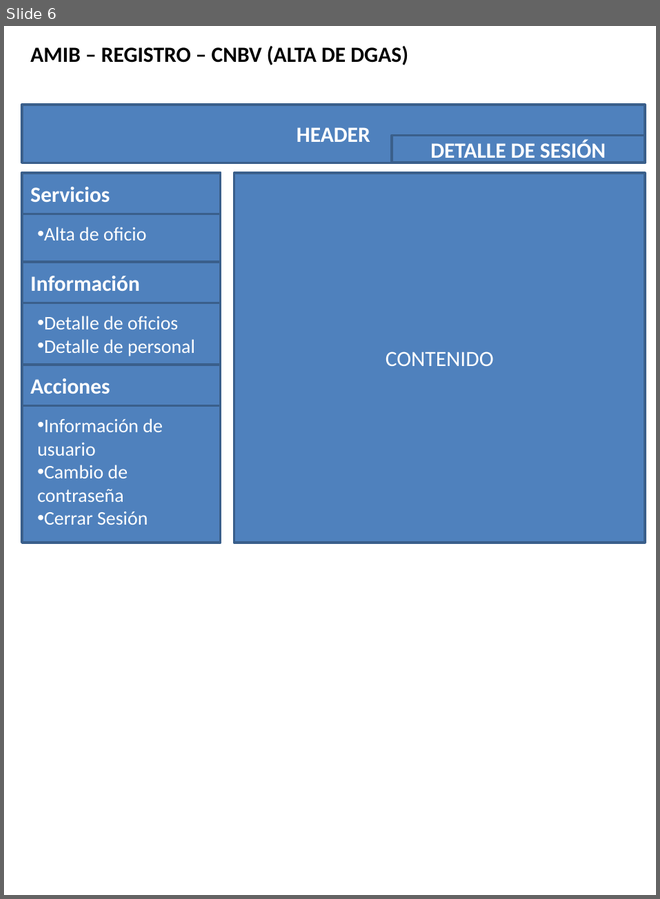
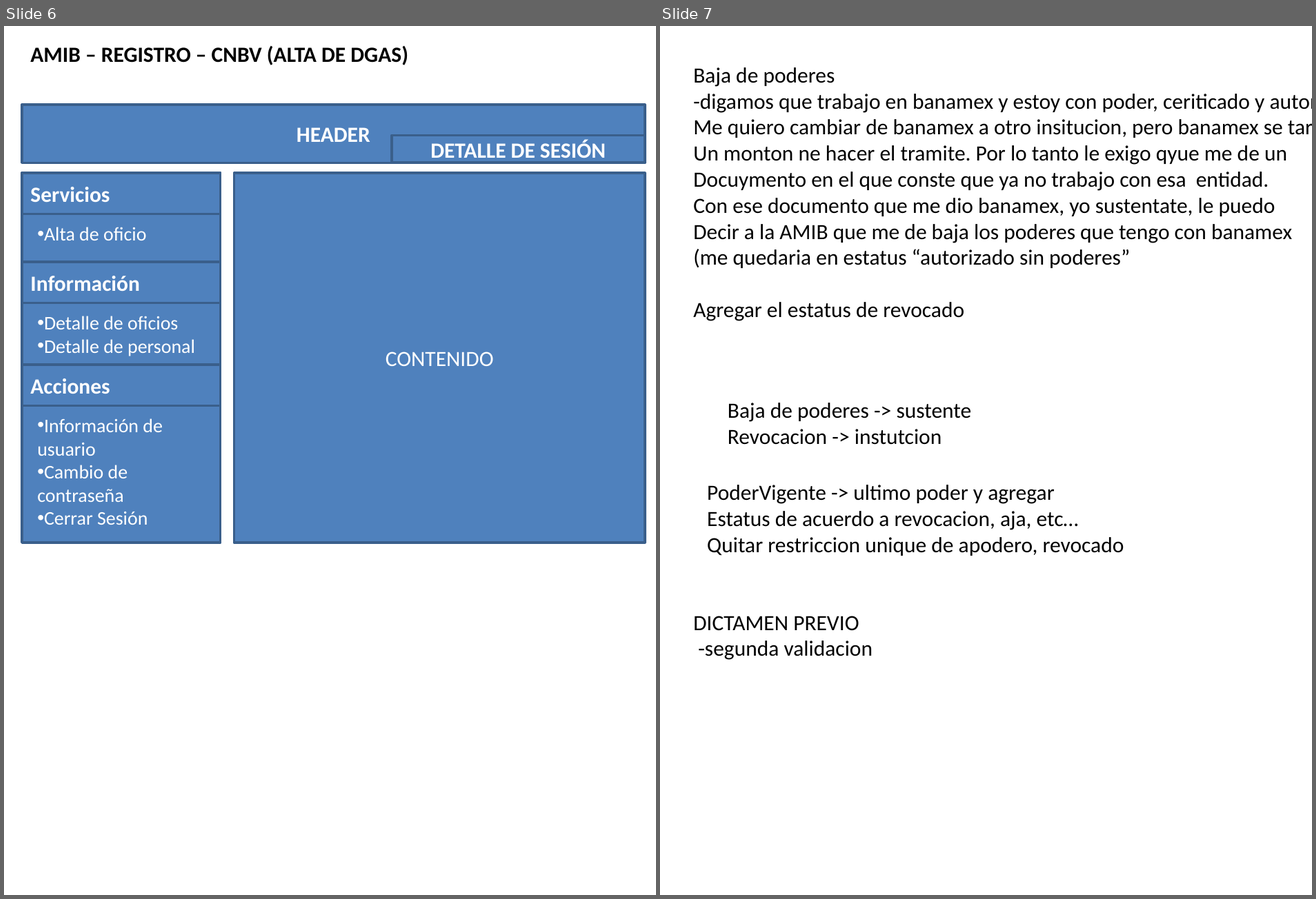
Before and after one commit to amiboficial/amibDocumentacion, a slide deck: documentacionSistemas/amibRegistro/analsisDiseno/PropuestaPantallasRegistro.pptx. Shown side by side, each under a label of ours: slide 6 before the commit, slides 6 and 7 after it. The pictures are 660x899 and 1316x899 pixels, drawn with LibreOffice and Linux fonts; fonts in the diff are those of the drawing. Boxes give left, top, right and bottom in pixels: in the first picture for what was removed or moved away, otherwise in the second. Text is boxed around its words. In the diff, an @@ line names an element or a change of style, - is before the commit and + after.

```diff
--- a/documentacionSistemas/amibRegistro/analsisDiseno/PropuestaPantallasRegistro.pptx
+++ b/documentacionSistemas/amibRegistro/analsisDiseno/PropuestaPantallasRegistro.pptx
@@ slide 7 added at [660,26,1312,895], background #FFFFFF @@
@@ text added at [693,67,1292,321], 18 pt, text #000000 @@
+Baja de poderes
+-digamos que trabajo en banamex y estoy con poder, ceriticado y autorizado.
+Me quiero cambiar de banamex a otro insitucion, pero banamex se tarda
+Un monton ne hacer el tramite. Por lo tanto le exigo qyue me de un
+Docuymento en el que conste que ya no trabajo con esa entidad.
+Con ese documento que me dio banamex, yo sustentate, le puedo
+Decir a la AMIB que me de baja los poderes que tengo con banamex
+(me quedaria en estatus “autorizado sin poderes”
+Agregar el estatus de revocado
@@ text added at [728,403,972,445], 18 pt, text #000000 @@
+Baja de poderes -> sustente
+Revocacion -> instutcion
@@ text added at [707,485,1124,556], 18 pt, text #000000 @@
+PoderVigente -> ultimo poder y agregar
+Estatus de acuerdo a revocacion, aja, etc…
+Quitar restriccion unique de apodero, revocado
@@ text added at [693,616,873,660], 18 pt, text #000000 @@
+DICTAMEN PREVIO
+-segunda validacion
```
Also in this commit, not shown: 6 other files.
